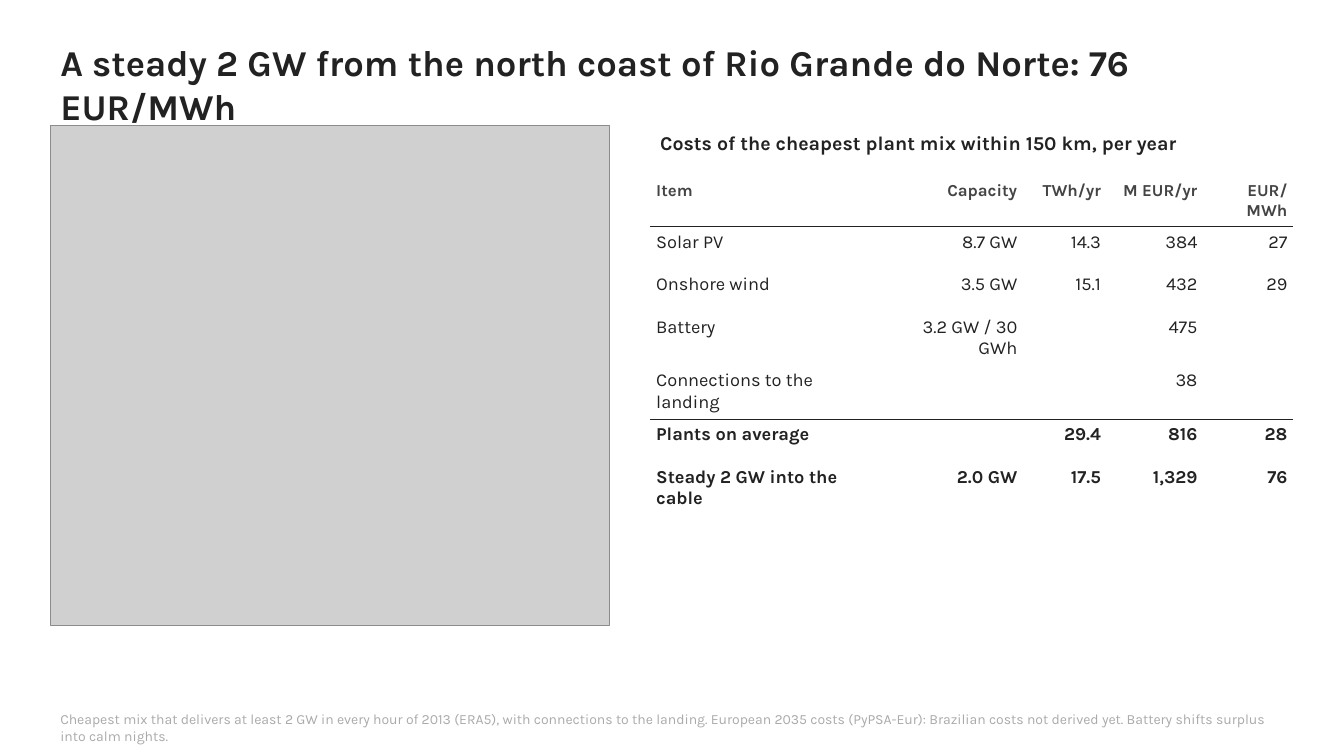
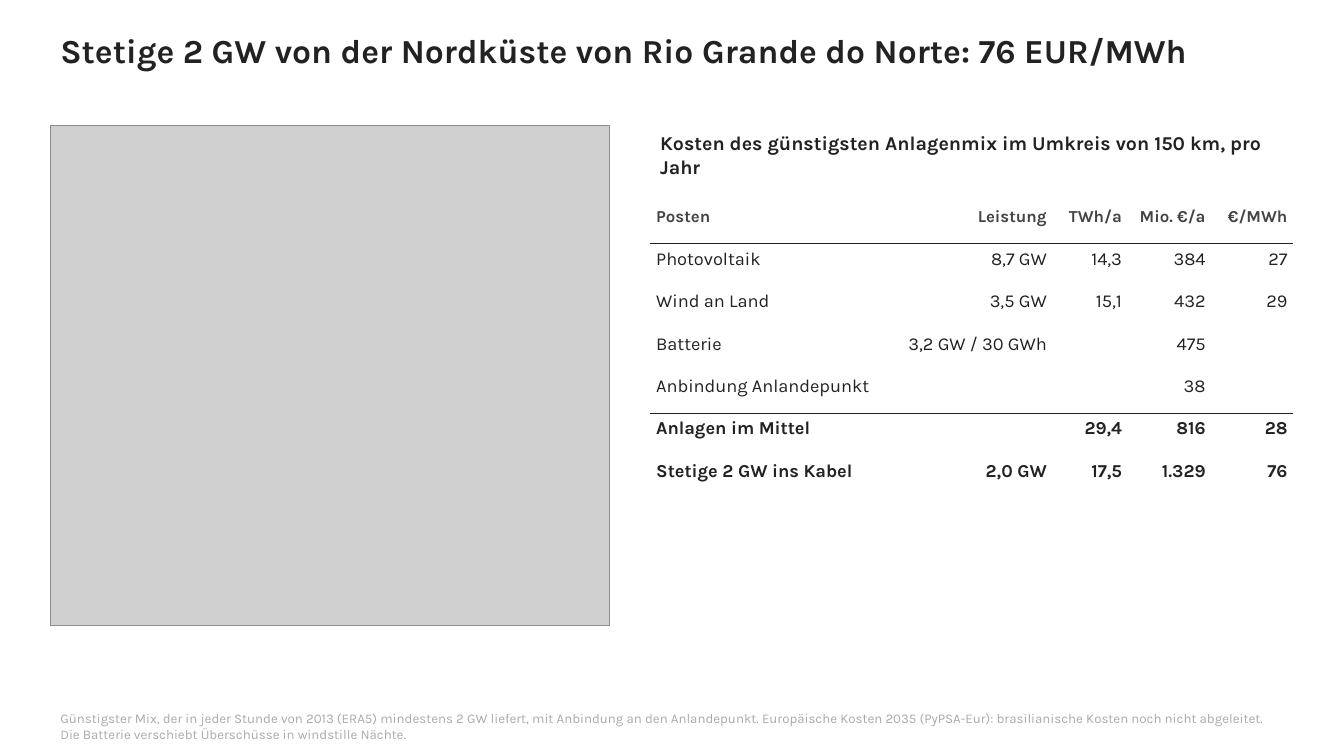
Before and after one commit to YAL-ESM/pypsa-eur-ki, a slide deck: slide 7 of workshop/slides/brazil_renewables.pptx. Drawn at 1344x756 pixels with LibreOffice and Linux fonts; fonts in the diff are those of the drawing; grey boxes stand for pictures. Boxes give left, top, right and bottom in pixels: in the first picture for what was removed or moved away, otherwise in the second. Text is boxed around its words. In the diff, an @@ line names an element or a change of style, - is before the commit and + after.

```diff
--- a/workshop/slides/brazil_renewables.pptx
+++ b/workshop/slides/brazil_renewables.pptx
@@ text at [60,38,1186,72]: text changed; size 26 to 24 pt @@
-A steady 2 GW from the north coast of Rio Grande do Norte: 76 EUR/MWh
+Stetige 2 GW von der Nordküste von Rio Grande do Norte: 76 EUR/MWh
@@ text at [660,136,1261,175]: text changed @@
-Costs of the cheapest plant mix within 150 km, per year
+Kosten des günstigsten Anlagenmix im Umkreis von 150 km, pro Jahr
@@ table at [650,202,1294,498] @@
-row 1: Item | Capacity | TWh/yr | M EUR/yr | EUR/MWh
+row 1: Posten | Leistung | TWh/a | Mio. €/a | €/MWh
-row 2: Solar PV | 8.7 GW | 14.3 | 384 | 27
+row 2: Photovoltaik | 8,7 GW | 14,3 | 384 | 27
-row 3: Onshore wind | 3.5 GW | 15.1 | 432 | 29
+row 3: Wind an Land | 3,5 GW | 15,1 | 432 | 29
-row 4, column 1: Battery
+row 4, column 1: Batterie
-row 4, column 2: 3.2 GW / 30 GWh
+row 4, column 2: 3,2 GW / 30 GWh
-row 5, column 1: Connections to the landing
+row 5, column 1: Anbindung Anlandepunkt
-row 6, column 1: Plants on average
+row 6, column 1: Anlagen im Mittel
-row 6, column 3: 29.4
+row 6, column 3: 29,4
-row 7: Steady 2 GW into the cable | 2.0 GW | 17.5 | 1,329 | 76
+row 7: Stetige 2 GW ins Kabel | 2,0 GW | 17,5 | 1.329 | 76
@@ table: place and size @@
-table at [650,176,1294,509]
+table at [650,202,1294,498]
@@ text at [60,714,1263,739]: text changed; size 10 to 9.5 pt @@
-Cheapest mix that delivers at least 2 GW in every hour of 2013 (ERA5), with connections to the landing. European 2035 costs (PyPSA-Eur): Brazilian costs not derived yet. Battery shifts surplus into calm nights.
+Günstigster Mix, der in jeder Stunde von 2013 (ERA5) mindestens 2 GW liefert, mit Anbindung an den Anlandepunkt. Europäische Kosten 2035 (PyPSA-Eur): brasilianische Kosten noch nicht abgeleitet. Die Batterie verschiebt Überschüsse in windstille Nächte.
```
Also in this commit, not shown: 7 other slides changed, 1 other file.
